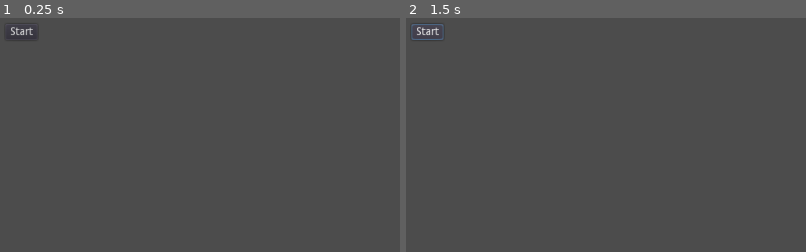
Above: before the commit, frames 1-2 (left to right).
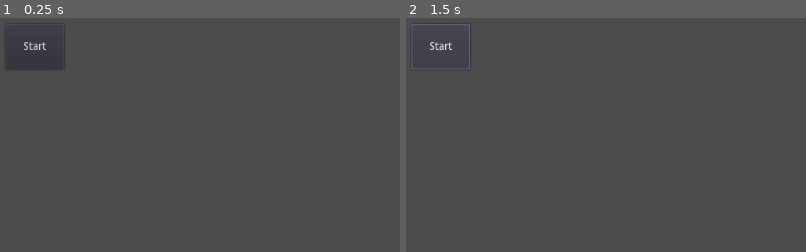
Above: after the commit, the same moments.

Repository: GodotGarden/contraption-game
Game: Godot game, scene res://Game.tscn
Same seed, same stepped clock (60 frames per second), same inputs: the game is played once before the commit and once after it.
Inputs:
- Up to frame 1 (0.25 s): no input
- Up to frame 2 (1.5 s): click "Start" at 0.5 s; click "Start" at 1.25 s
The pictures show only the part of the screen within x 0-50%, y 0-50%; the shares and areas given below are measured in that part.

The runs differ from the first frame. In frame 1, 0.2% of the frame differs, in the area x 2-12%, y 3-14%; in frame 2, 0.3%, in the area x 1-16%, y 2-22%.

Commit message:
Bigger start button

Diff:
--- a/Game.tscn
+++ b/Game.tscn
@@ -10,8 +10,8 @@
 anchor_bottom = 0.0
 margin_left = 7.0
 margin_top = 8.0
-margin_right = 48.0
-margin_bottom = 28.0
+margin_right = 82.0
+margin_bottom = 66.0
 rect_pivot_offset = Vector2( 0, 0 )
 rect_clip_content = false
 focus_mode = 2
